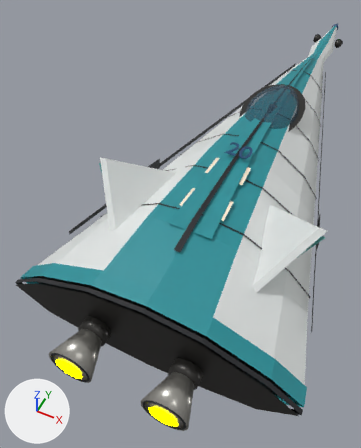
A saved change to the glTF model ThoriumGap_JS/models/Ship_PyramidLifter_855868.glb.
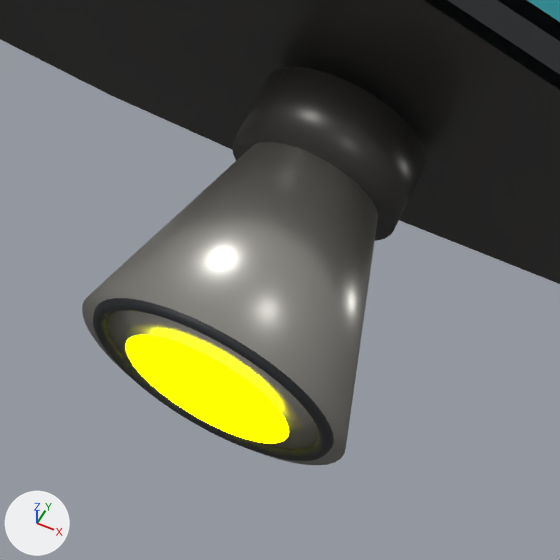
The first picture shows the older version from a 50 mm lens placed at (1.36, -5.5, 4.32), pointed at (-0.61, -1.55, -0.61). The close-ups show the older and then the newer version on the part from 35% to 63% of the width and 77% to 100% of the height of that picture. Only the edits that show in the close-ups are written down. The axes (+X, +Y, +Z) are drawn at lower left. The lights are the same throughout. Where no turn or scale is listed for an object, it has been applied to the vertices.

The first close-up shows 'EngineBell_RightWide_BurnishedNozzle', 'EngineDeck_AftDarkCompressionSeal', 'EngineDeck_AftFacetedDarkMountPlate', 'EngineEmitter', 'EngineLip_RightWide_DarkNozzleRim', 'EngineThroat_RightWide_DarkRecessedSocket', 'Fuselage_MainPyramidalLiftingBody' and 1 more.
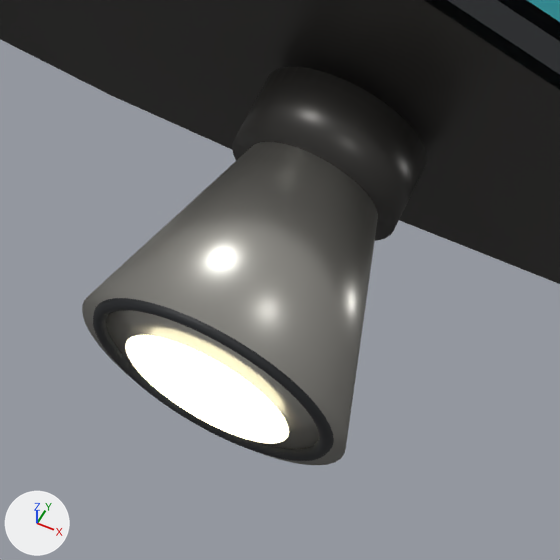
Patch to the scene script:
```diff
--- a/ThoriumGap_JS/models/Ship_PyramidLifter_855868.glb.py
+++ b/ThoriumGap_JS/models/Ship_PyramidLifter_855868.glb.py
@@ mat_engineglow @@
 mat_engineglow.roughness = 1.0
-mat_engineglow.emission_color = (1.0, 1.0, 0.0)  # yellow #ffff00
+mat_engineglow.emission_color = (0.62, 0.57, 0.4)  # beige #cec7aa
 mat_engineglow.emission_strength = 5.0
```

What differs and where, as boxes (x1, y1, x2, y2) in the close-ups (560 x 560 px):
'EngineEmitter', recoloured (yellow to beige)
    both: (125, 335, 289, 444)
